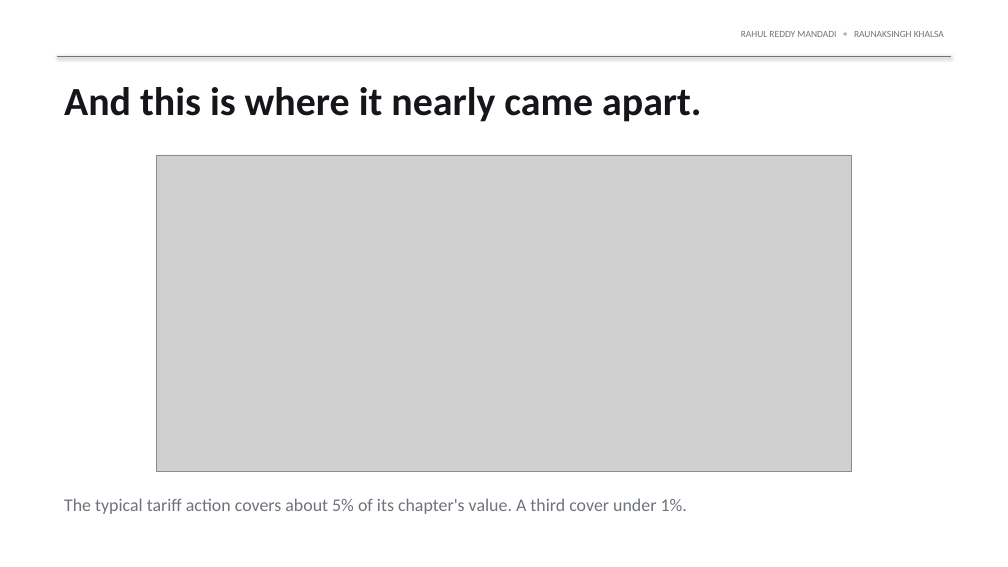
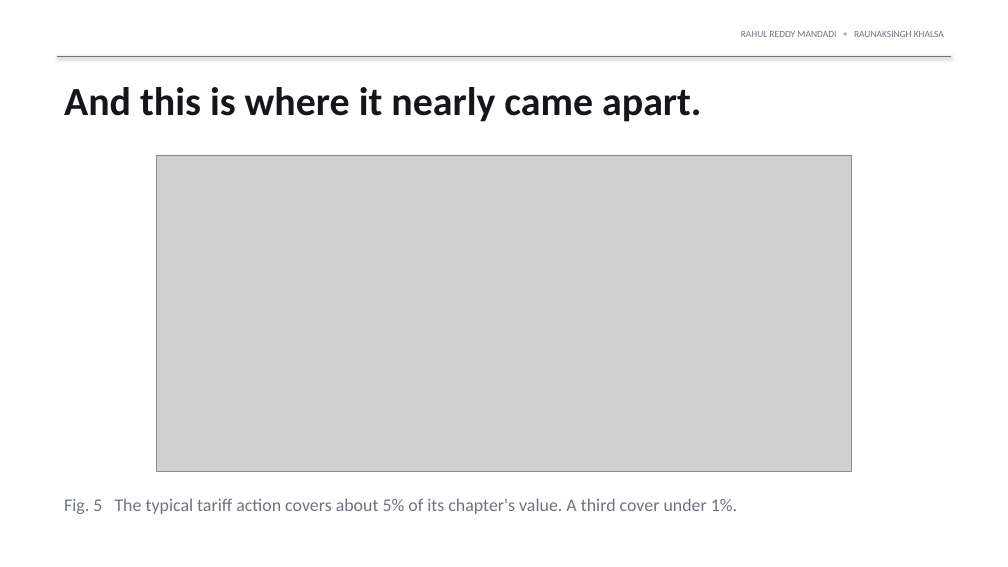
Before and after one commit to rahul-mandadi/tariff-rush, a slide deck: slide 7 of slides/Mandadi_Khalsa_Presentation1.pptx. Drawn at 1008x567 pixels with LibreOffice and Linux fonts; fonts in the diff are those of the drawing; grey boxes stand for pictures. Boxes give left, top, right and bottom in pixels: in the first picture for what was removed or moved away, otherwise in the second. Text is boxed around its words. In the diff, an @@ line names an element or a change of style, - is before the commit and + after.

Commit message:
Number all figures and tables, add the actionable take-away

```diff
--- a/slides/Mandadi_Khalsa_Presentation1.pptx
+++ b/slides/Mandadi_Khalsa_Presentation1.pptx
@@ text at <box>64,498,737,514</box>: text changed @@
-The typical tariff action covers about 5% of its chapter's value. A third cover under 1%.
+Fig. 5 The typical tariff action covers about 5% of its chapter's value. A third cover under 1%.
```
Also in this commit, not shown: 7 other slides changed, 1 other file.
